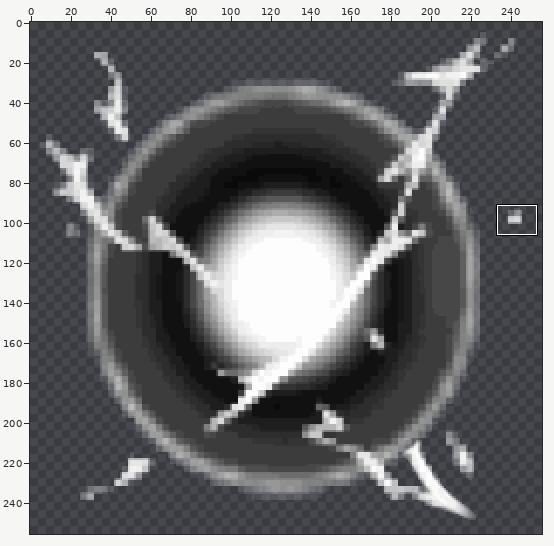
One commit to this sprite sheet: test_net/Assets/User/Shibatsuzi/image/Stage/Gimmick/Bullet.png. The picture above shows the old version from afar; the outline marks the close-up.
Close-up. Earlier state:
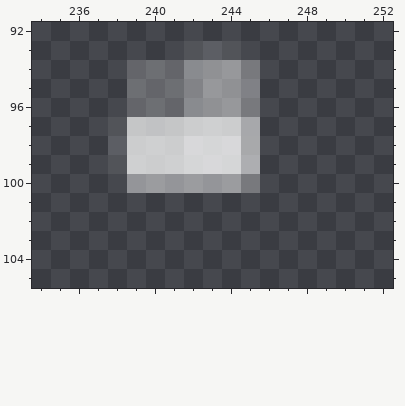
The file is 256x256 pixels. Pixels under 10% opacity are left out. Colours within 5 levels of each other are drawn and written as one. Shown: x 234..252, y 92..105. The commit also changed other parts of the picture, which this record leaves out.
The result:
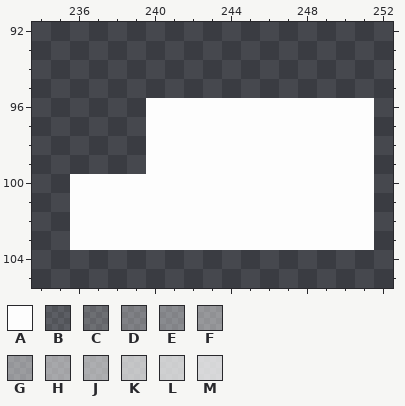
Palette (. is transparent): A #fdfdfd  B #ffffff1f  C #ffffff36  D #ffffff50  E #ffffff5d  F #ffffff6f  G #ffffff75  H #ffffff86  J #ffffff8e  K #ffffffaf  L #ffffffbd  M #ffffffc9
From old to new:
{"y":93,"x":242,"old":"BBB","new":"..."}
{"y":94,"x":239,"old":"CCCEFFD","new":"......."}
{"y":95,"x":239,"old":"CCCEFFD","new":"......."}
{"y":96,"x":239,"old":"CCCEFFD......","new":".AAAAAAAAAAAA"}
{"y":97,"x":238,"old":"BKKKLLLH......","new":"..AAAAAAAAAAAA"}
{"y":98,"x":238,"old":"BLLLMMMJ......","new":"..AAAAAAAAAAAA"}
{"y":99,"x":238,"old":"BLLLMMMJ......","new":"..AAAAAAAAAAAA"}
{"y":100,"x":236,"old":"...GGGGGGD......","new":"AAAAAAAAAAAAAAAA"}
{"y":101,"x":236,"old":"................","new":"AAAAAAAAAAAAAAAA"}
{"y":102,"x":236,"old":"................","new":"AAAAAAAAAAAAAAAA"}
{"y":103,"x":236,"old":"................","new":"AAAAAAAAAAAAAAAA"}
